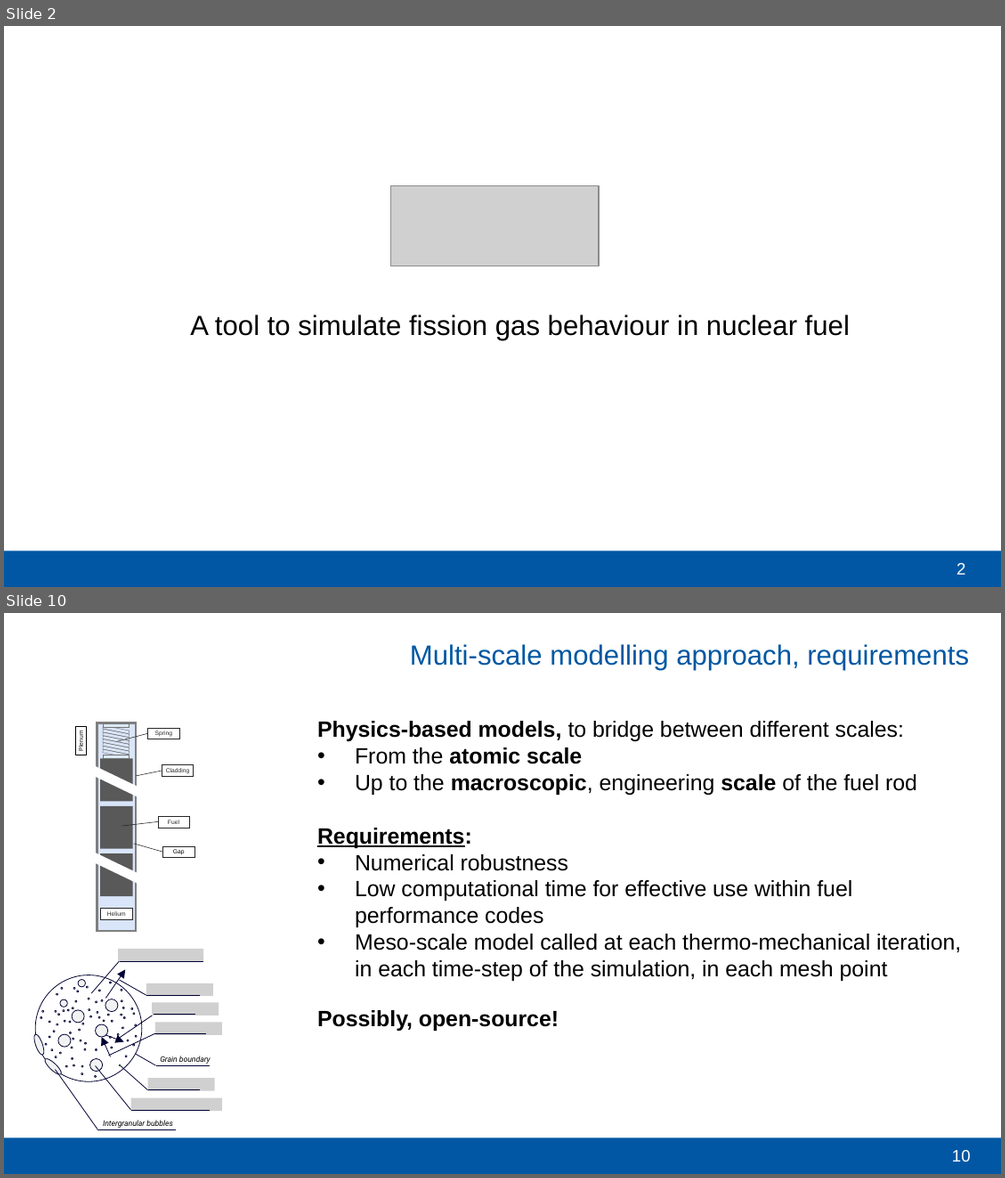
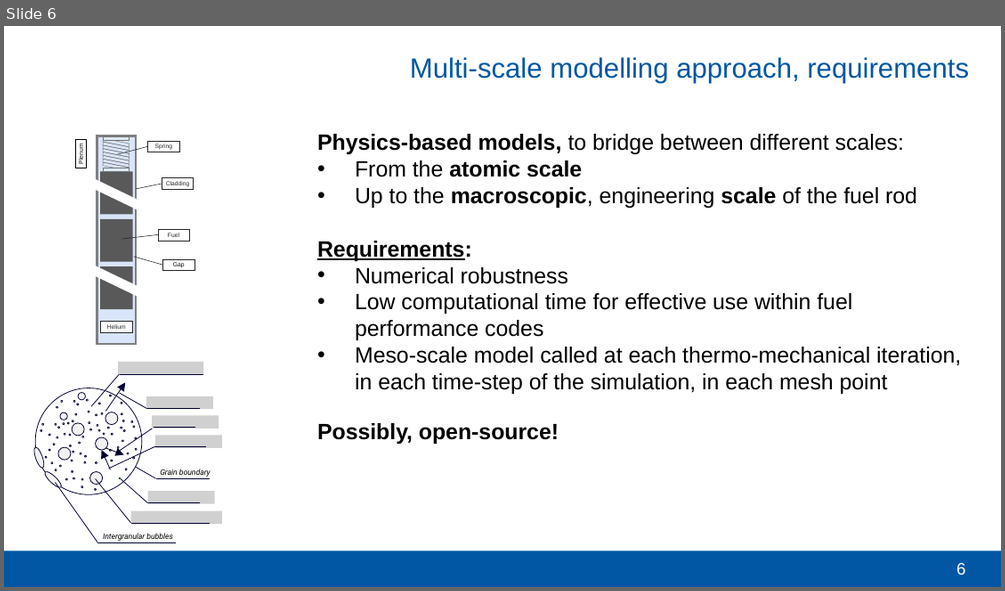
Before and after one commit to sciantix/sciantix-official, a slide deck: slide/MOOC/MOOC SCIANTIX - OperaHPC - V0.pptx. Shown one above the other, each under a label of ours: slides 2 and 10 before the commit, slide 6 after it; the slides between them are not shown. The pictures are 1005x1178 and 1005x591 pixels, drawn with LibreOffice and Linux fonts; fonts in the diff are those of the drawing; grey boxes stand for pictures; background and template pictures are left out. Boxes give left, top, right and bottom in pixels: in the first picture for what was removed or moved away, otherwise in the second. Text is boxed around its words. In the diff, an @@ line names an element or a change of style, - is before the commit and + after.

```diff
--- a/slide/MOOC/MOOC SCIANTIX - OperaHPC - V0.pptx
+++ b/slide/MOOC/MOOC SCIANTIX - OperaHPC - V0.pptx
@@ slide 2 removed at (x1=4, y1=26, x2=1001, y2=587), background #FFFFFF; not listed: 2 template elements that a slide beside it also shows @@
@@ picture removed at (x1=391, y1=185, x2=599, y2=265) @@
@@ text removed at (x1=190, y1=314, x2=850, y2=340) @@
-A tool to simulate fission gas behaviour in nuclear fuel
@@ what was slide 10 is now slide 6 @@
@@ page number at (x1=956, y1=563, x2=965, y2=575): text changed @@
-10
+6
```
Also in this commit, not shown: 8 slides changed, 1 slide added, 7 other slides removed.
